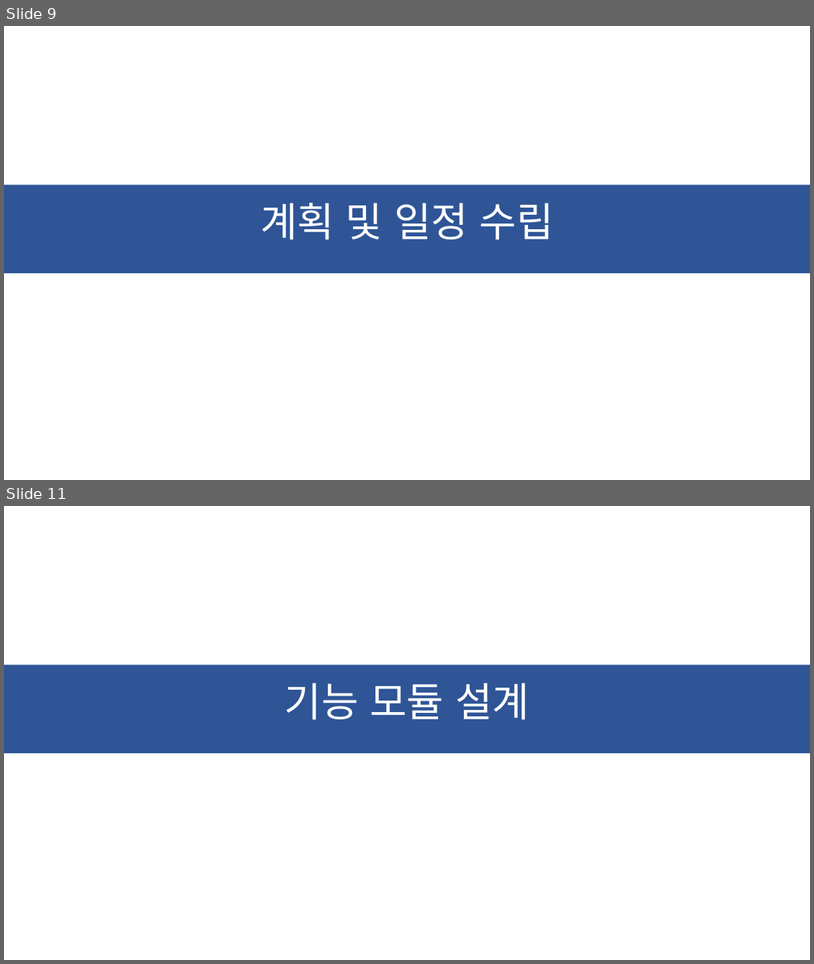
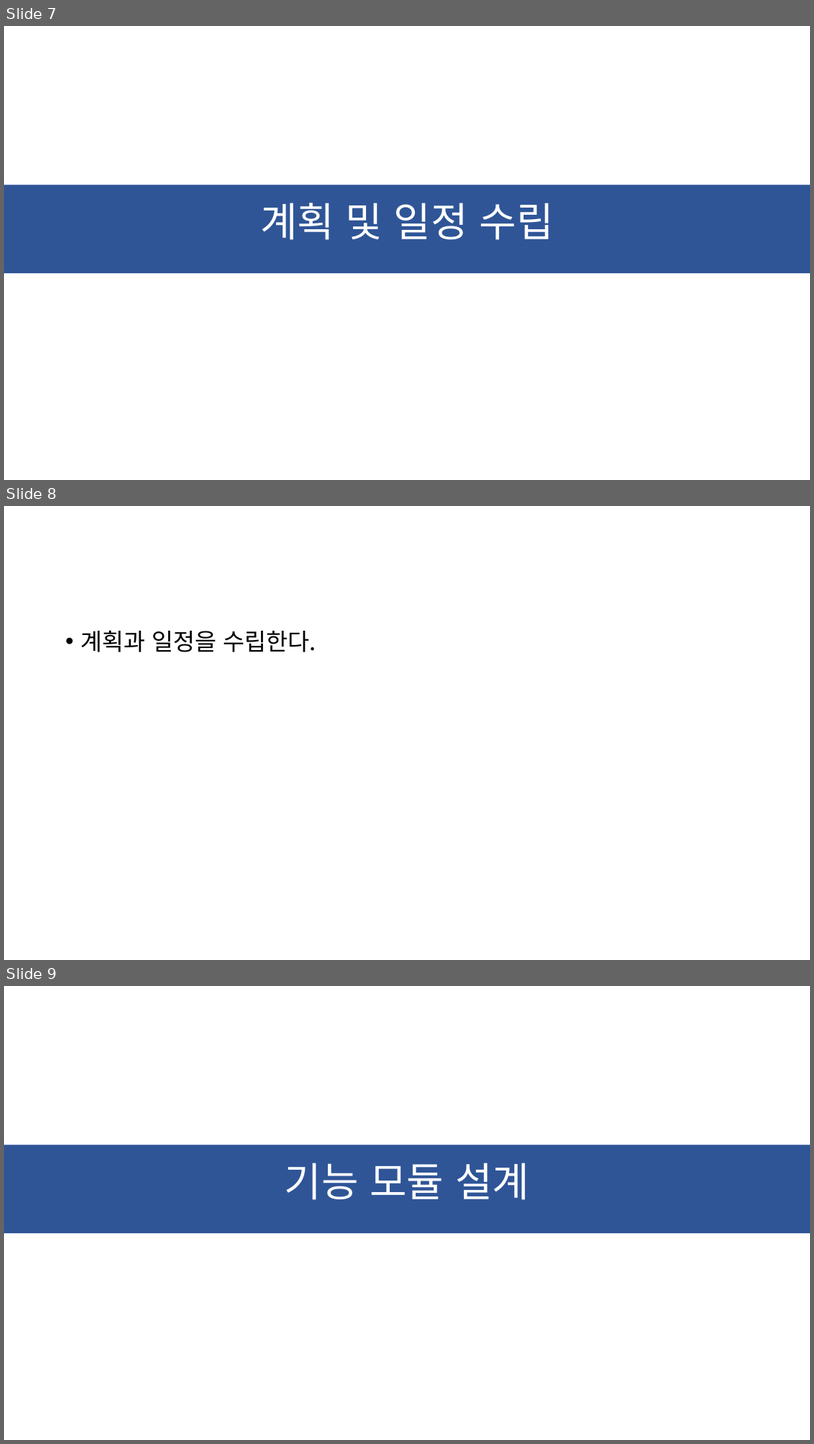
Before and after one commit to ChaeSung-Lee/DJ_InternShip, a slide deck: Project_BnC.pptx. Shown one above the other, each under a label of ours: slides 9 and 11 before the commit, slides 7, 8 and 9 after it; the slides between them are not shown. The pictures are 814x964 and 814x1444 pixels, drawn with LibreOffice and Linux fonts; fonts in the diff are those of the drawing. Boxes give left, top, right and bottom in pixels: in the first picture for what was removed or moved away, otherwise in the second. Text is boxed around its words. In the diff, an @@ line names an element or a change of style, - is before the commit and + after.

```diff
--- a/Project_BnC.pptx
+++ b/Project_BnC.pptx
@@ slide 8 added at box(4, 506, 810, 960), background #FFFFFF @@
@@ text added at box(80, 630, 316, 652), 28 pt, text #000000 @@
+• 계획과 일정을 수립한다.
@@ what was slide 9 is now slide 7 @@
@@ what was slide 11 is now slide 9 @@
```
Also in this commit, not shown: 2 slides changed, 7 other slides added, 10 slides removed.
